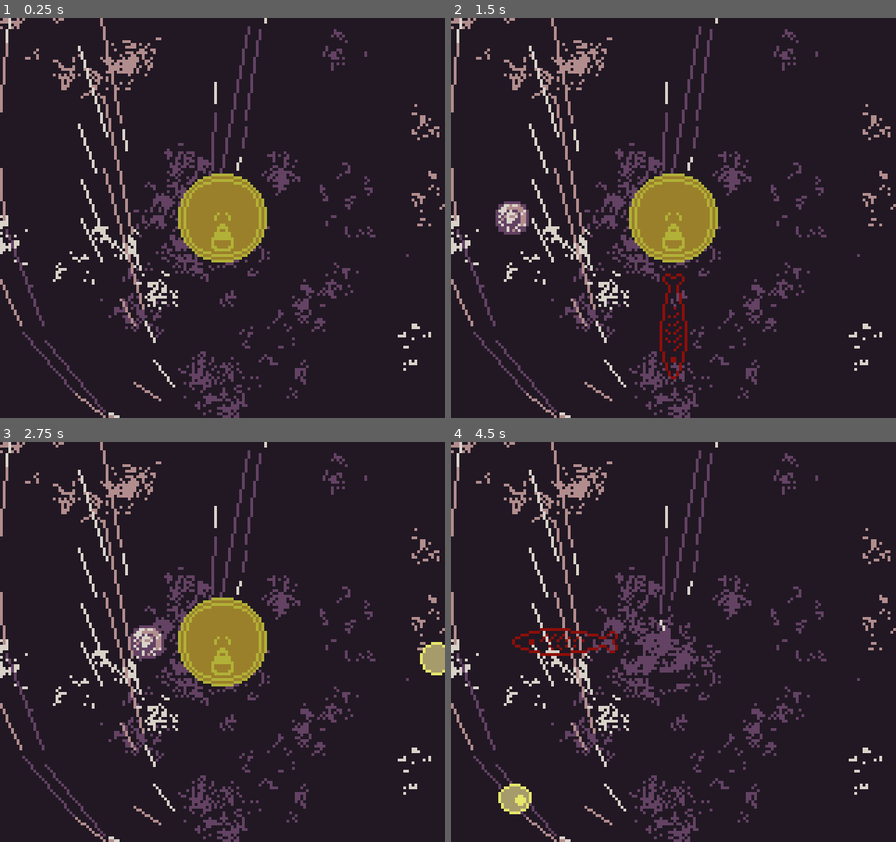
Above: before the commit, frames 1-4 (two rows, left to right).
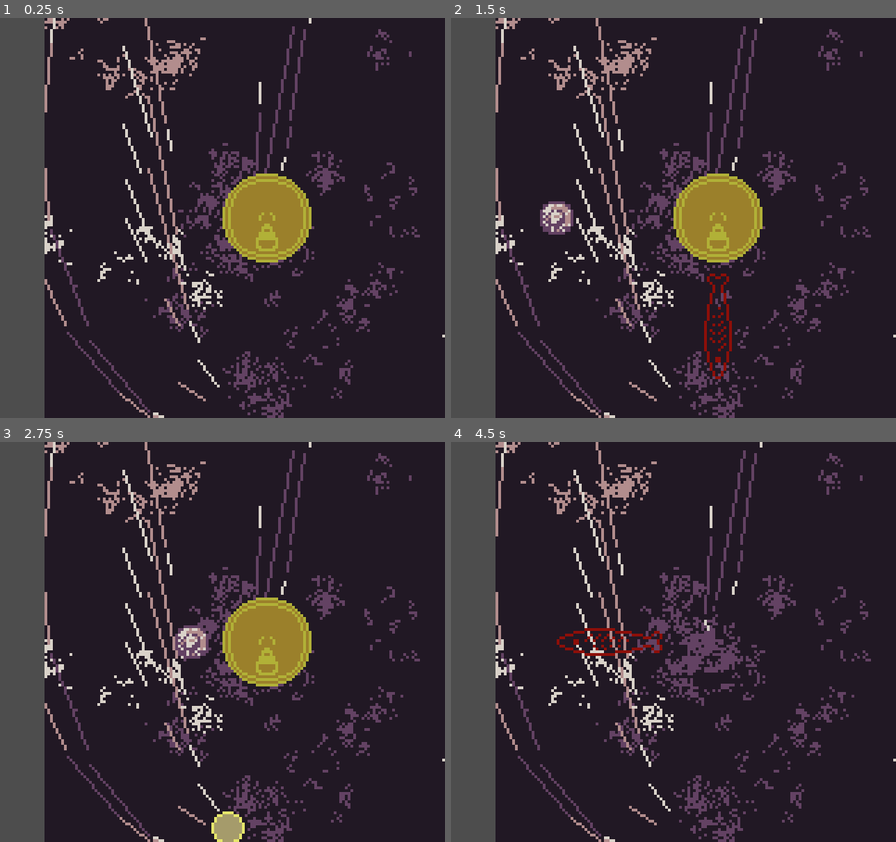
Above: after the commit, the same moments.

Repository: sym-z/gbjam-12
Game: Godot game, scene res://scenes/load_scene.tscn
Two runs of this game, one before a commit and one after it. Both use one fixed random seed, a clock stepped at 60 frames per second and the inputs below.
Inputs:
- Up to frame 1 (0.25 s): no input
- Up to frame 2 (1.5 s): tap Enter (START) at 0.5 s; hold D (DPAD-RIGHT) 0.53-1.28 s; tap L (A) at 0.6, 1.35 s; hold S (DPAD-DOWN) from 1.28 s (still down)
- Up to frame 3 (2.75 s): release S (DPAD-DOWN) at 2.03 s; hold D (DPAD-RIGHT) from 2.03 s (still down); tap K (B) at 2.1 s; tap L (A) at 2.3 s
- Up to frame 4 (4.5 s): release D (DPAD-RIGHT) at 2.78 s; hold W (DPAD-UP) 2.78-3.53 s; tap Shift (SELECT) at 2.85 s; tap L (A) at 3.05, 3.8, 4.35 s; hold A (DPAD-LEFT) from 3.53 s (still down); tap Enter (START) at 3.6 s

The runs differ from the first frame. In frame 1, 28% of the frame differs, in the area x 0-100%, y 0-100%; in frame 2, 29%; in frame 3, 28%; in frame 4, 26%.

Commit message:
Offset for hud

Diff:
--- a/game-files/scenes/level_one.tscn
+++ b/game-files/scenes/level_one.tscn
@@ -18,9 +18,9 @@
 
 [sub_resource type="Curve2D" id="Curve2D_bbhxf"]
 _data = {
-"points": PackedVector2Array(2.91352, 6.62164, -2.91352, -6.62164, 141, 8.83786, 0, 0, 0, 0, 158, 40.9407, 0, 0, 0, 0, 157, 83.3992, 0, 0, 0, 0, 153, 105.146, 0, 0, 0, 0, 136, 127.929, 0, 0, 0, 0, 120, 136.213, 0, 0, 0, 0, 100, 138.285, 0, 0, 0, 0, 62, 139.32, 0, 0, 0, 0, 38, 137.249, 0, 0, 0, 0, 16, 123.787, 0, 0, 0, 0, 9, 109.289, 0, 0, 0, 0, 3, 73.0434, 0, 0, 0, 0, 8, 35.7628, 0, 0, 0, 0, 16, 22.3003, 0, 0, 0, 0, 27, 11.9446, 0, 0, 0, 0, 39, 4.69556, 0, 0, 0, 0, 51, 2.62441, 0, 0, 0, 0, 77, -1.51788, 0, 0, 0, 0, 106, 2.62441, 0, 0, 0, 0, 129, 14.0157, 0, 0, 0, 0, 140, 29.5493, 0, 0, 0, 0, 148, 49.2253, 0, 0, 0, 0, 148, 63.7233, 0, 0, 0, 0, 145, 85.4703, 0, 0, 0, 0, 138, 106.182, 0, 0, 0, 0, 122, 119.644, 0, 0, 0, 0, 93, 126.893, 0, 0, 0, 0, 64, 126.893, 0, 0, 0, 0, 38, 119.644, 0, 0, 0, 0, 23, 105.146, 0, 0, 0, 0, 16, 87.5415, 0, 0, 0, 0, 16, 66.83, 0, 0, 0, 0, 23, …(918 unchanged characters)…
+"points": PackedVector2Array(0, 0, 0, 0, 136, 127.929, 0, 0, 0, 0, 120, 136.213, 0, 0, 0, 0, 100, 138.285, 0, 0, 0, 0, 62, 139.32, 0, 0, 0, 0, 39, 136.213, 0, 0, 0, 0, 24, 124.822, 0, 0, 0, 0, 14, 108.253, 0, 0, 0, 0, 4, 69.9365, 0, 0, 0, 0, 8, 35.7628, 0, 0, 0, 0, 16, 22.3003, 0, 0, 0, 0, 27, 11.9446, 0, 0, 0, 0, 39, 4.69556, 0, 0, 0, 0, 51, 2.62441, 0, 0, 0, 0, 77, -1.51788, 0, 0, 0, 0, 106, 2.62441, 0, 0, 0, 0, 129, 14.0157, 0, 0, 0, 0, 140, 29.5493, 0, 0, 0, 0, 148, 49.2253, 0, 0, 0, 0, 148, 63.7233, 0, 0, 0, 0, 145, 85.4703, 0, 0, 0, 0, 138, 106.182, 0, 0, 0, 0, 122, 119.644, 0, 0, 0, 0, 93, 126.893, 0, 0, 0, 0, 64, 126.893, 0, 0, 0, 0, 38, 119.644, 0, 0, 0, 0, 27, 103.075, 0, 0, 0, 0, 21, 85.4701, 0, 0, 0, 0, 16, 66.83, 0, 0, 0, 0, 23, …(918 unchanged characters)…
 }
-point_count = 69
+point_count = 65
 
 [node name="Level One" type="Node2D" node_paths=PackedStringArray("player", "Nmark", "Smark", "Emark", "Wmark", "spawn_clock", "path")]
 script = ExtResource("1_bmkg0")
@@ -36,9 +36,10 @@
 [node name="Background" type="AnimatedSprite2D" parent="."]
 sprite_frames = SubResource("SpriteFrames_s2qrt")
 centered = false
+offset = Vector2(16, 0)
 
 [node name="Good Guy" parent="." instance=ExtResource("3_6i0ce")]
-position = Vector2(80, 72)
+position = Vector2(96, 72)
 
 [node name="Markers" type="Node2D" parent="."]
 
@@ -57,12 +58,14 @@
 texture = ExtResource("5_cdm3v")
 
 [node name="EAST" type="Marker2D" parent="Markers"]
+position = Vector2(160, 75)
 
 [node name="DEBUG" type="Sprite2D" parent="Markers/EAST"]
 visible = false
 texture = ExtResource("5_cdm3v")
 
 [node name="WEST" type="Marker2D" parent="Markers"]
+position = Vector2(0, 74)
 
 [node name="DEBUG" type="Sprite2D" parent="Markers/WEST"]
 visible = false
@@ -72,7 +75,7 @@
 autostart = true
 
 [node name="Worse Guy Path" type="Path2D" parent="."]
-position = Vector2(-3.8147e-06, 4.46574)
+position = Vector2(16, 4.466)
 scale = Vector2(1, 0.965648)
 curve = SubResource("Curve2D_bbhxf")
 
--- a/game-files/scripts/level_one.gd
+++ b/game-files/scripts/level_one.gd
@@ -53,7 +53,7 @@
 	### ASSIGN VALUES FOR POSITIONING ###
 	SCREENX = floor(get_viewport_rect().size.x)
 	SCREENY = floor(get_viewport_rect().size.y)
-	CENTERX = floor(get_viewport_rect().size.x / 2)
+	CENTERX = floor(get_viewport_rect().size.x / 2) + 16
 	CENTERY = floor(get_viewport_rect().size.y / 2)
 
 	### CENTER PLAYER ###
@@ -74,7 +74,7 @@
 	Emark.position.y = CENTERY
 
 	# WEST SPAWNER #
-	Wmark.position.x = -spwn_offset
+	Wmark.position.x = -spwn_offset + 16 #ALERT CHANGE THIS
 	Wmark.position.y = CENTERY
 
 func spawn_enemy():
--- a/game-files/scripts/radial_guy.gd
+++ b/game-files/scripts/radial_guy.gd
@@ -33,7 +33,7 @@
 	creep_clock.start()
 
 	### ASSIGN VALUES FOR POSITIONING ###
-	var CENTERX = get_viewport_rect().size.x / 2
+	var CENTERX = get_viewport_rect().size.x / 2 + 16 #ALERT CHANGE THIS
 	var CENTERY = get_viewport_rect().size.y / 2
 	# Align Orbit
 	### USED THIS FOR HELP ###
Not shown, changed: DESIGN.md
